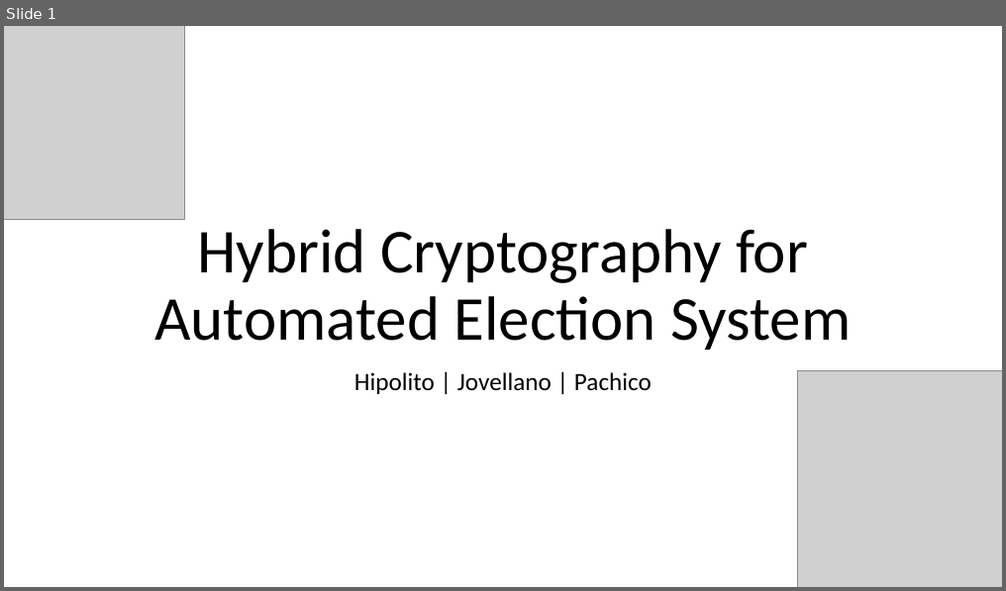
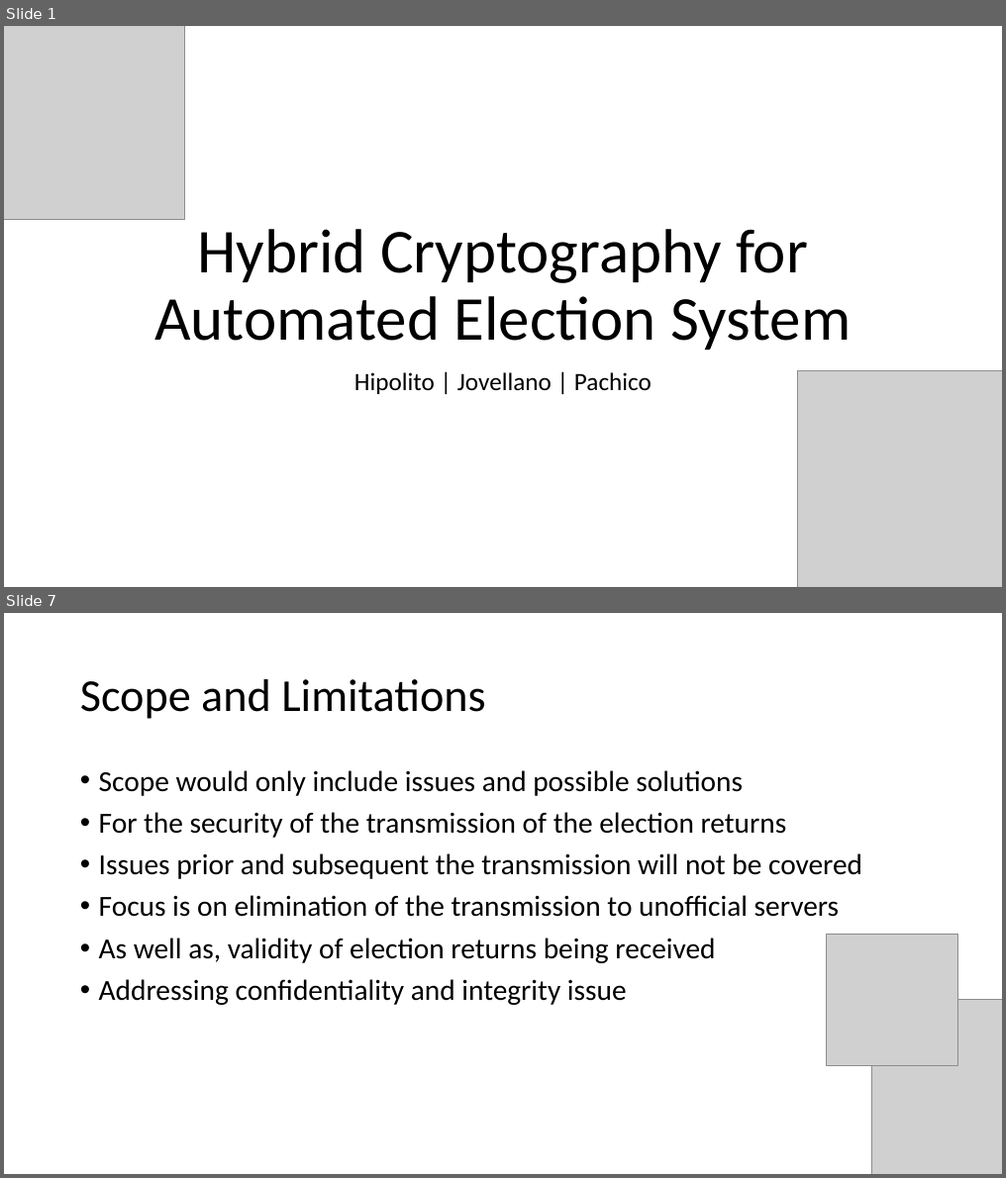
Before and after one commit to seans888/Project---Automate-Election, a slide deck: Documentation/Research Paper/CSPROJ Presentation.pptx. Shown one above the other, each under a label of ours: slide 1 before the commit, slides 1 and 7 after it; the slides between them are not shown. The pictures are 1006x591 and 1006x1178 pixels, drawn with LibreOffice and Linux fonts; fonts in the diff are those of the drawing; grey boxes stand for pictures. Boxes give left, top, right and bottom in pixels: in the first picture for what was removed or moved away, otherwise in the second. Text is boxed around its words. In the diff, an @@ line names an element or a change of style, - is before the commit and + after.

```diff
--- a/Documentation/Research Paper/CSPROJ Presentation.pptx
+++ b/Documentation/Research Paper/CSPROJ Presentation.pptx
@@ slide 7 added at (4, 613, 1002, 1174), background #FFFFFF @@
@@ title added at (80, 679, 485, 719), 44 pt, text #000000 @@
+Scope and Limitations
@@ text added at (99, 770, 862, 1005), 28 pt, text #000000 @@
+• Scope would only include issues and possible solutions
+• For the security of the transmission of the election returns
+• Issues prior and subsequent the transmission will not be covered
+• Focus is on elimination of the transmission to unofficial servers
+• As well as, validity of election returns being received
+• Addressing confidentiality and integrity issue
@@ picture added at (827, 934, 958, 1065) @@
@@ picture added at (871, 1000, 1002, 1174) @@
```
Also in this commit, not shown: 2 slides changed, 7 other slides added, 2 other files.
